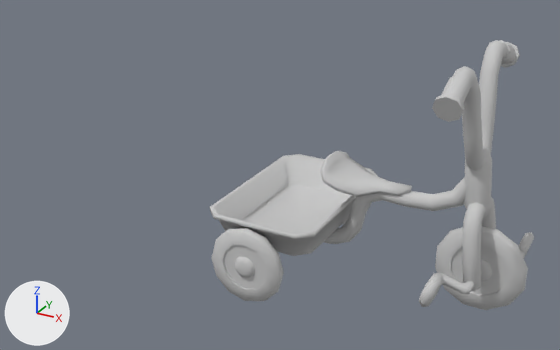
What one commit did to the FBX model RacoonSquad/Assets/Meshes/SM_Tricycle.FBX.
Before and after are seen from a 50 mm lens placed at (20.73, -2.8, 1.82), pointed at (19.2, -0.02, 0.43). Lighting does not change. The marker at lower left points along +X, +Y and +Z. Where no turn or scale is listed for an object, it has been applied to the vertices.

Objects in the first picture: 'Tricycle_Handle', 'Tricycle_Wheel', 'Tricycle_main'.
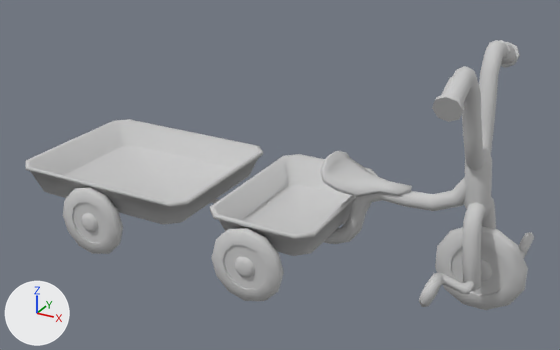
The newer file is also turned or shifted as a whole; pictures and numbers use the older file's frame.

Changed parts and their boxes (x1, y1, x2, y2) in the pictures (560 x 350 px):
'Tricycle_Remorque', added
    after: (25, 119, 263, 254)

The edits, one by one:
Mesh me_mesh_003 is new.
It has 414 vertices, 808 faces and spans x -0.825..0.132, y -0.43..0.444, z -0.206..0.157.
It uses material mat_material__2 (its picture is missing).
Object 'Tricycle_Remorque' (ob_tricycle_remorque) is new; it shows me_mesh_003.
Its location is (18.786, -0.006, 0.209).
